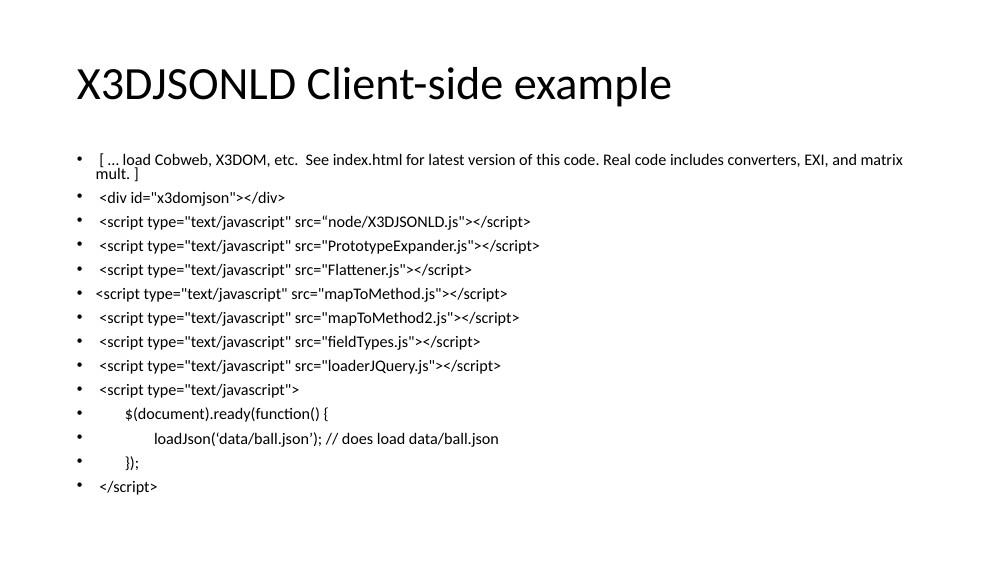
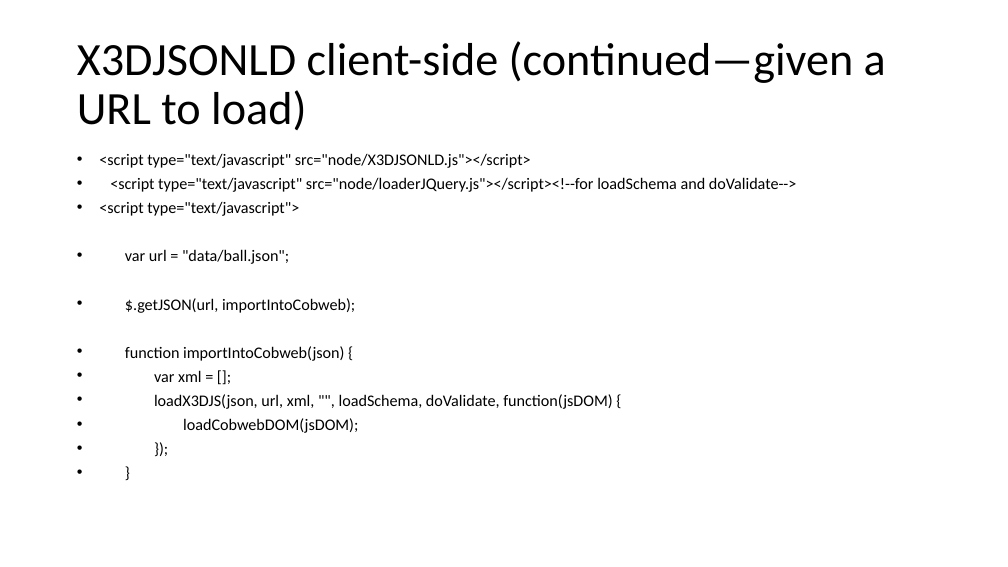
Before and after one commit to coderextreme/X3DJSONLD, a slide deck: slide 10 of doc/X3DJSONLoaderTutorial.pptx (slide 8 before the commit). Drawn at 1008x567 pixels with LibreOffice and Linux fonts; fonts in the diff are those of the drawing. Boxes give left, top, right and bottom in pixels: in the first picture for what was removed or moved away, otherwise in the second. Text is boxed around its words. In the diff, an @@ line names an element or a change of style, - is before the commit and + after.

```diff
--- a/doc/X3DJSONLoaderTutorial.pptx
+++ b/doc/X3DJSONLoaderTutorial.pptx
@@ title at (77,41,886,130): text changed @@
-X3DJSONLD Client-side example
+X3DJSONLD client-side (continued—given a URL to load)
@@ text at (99,153,797,192): text changed @@
-• [ … load Cobweb, X3DOM, etc. See index.html for latest version of this code. Real code includes converters, EXI, and matrix mult. ]
-• <div id="x3domjson"></div>
-• <script type="text/javascript" src=“node/X3DJSONLD.js"></script>
-• <script type="text/javascript" src="PrototypeExpander.js"></script>
-• <script type="text/javascript" src="Flattener.js"></script>
-• <script type="text/javascript" src="mapToMethod.js"></script>
-• <script type="text/javascript" src="mapToMethod2.js"></script>
-• <script type="text/javascript" src="fieldTypes.js"></script>
-• <script type="text/javascript" src="loaderJQuery.js"></script>
+• <script type="text/javascript" src="node/X3DJSONLD.js"></script>
+• <script type="text/javascript" src="node/loaderJQuery.js"></script><!--for loadSchema and doValidate-->
@@ text at (125,249,612,433): text changed @@
-• $(document).ready(function() {
-• loadJson(‘data/ball.json’); // does load data/ball.json
+• var url = "data/ball.json";
+• $.getJSON(url, importIntoCobweb);
+• function importIntoCobweb(json) {
+• var xml = [];
+• loadX3DJS(json, url, xml, "", loadSchema, doValidate, function(jsDOM) {
+• loadCobwebDOM(jsDOM);
@@ text at (99,481,157,495): text changed @@
-• </script>
+• }
```
Also in this commit, not shown: 5 other slides changed, 10 slides added, 15 other files.
